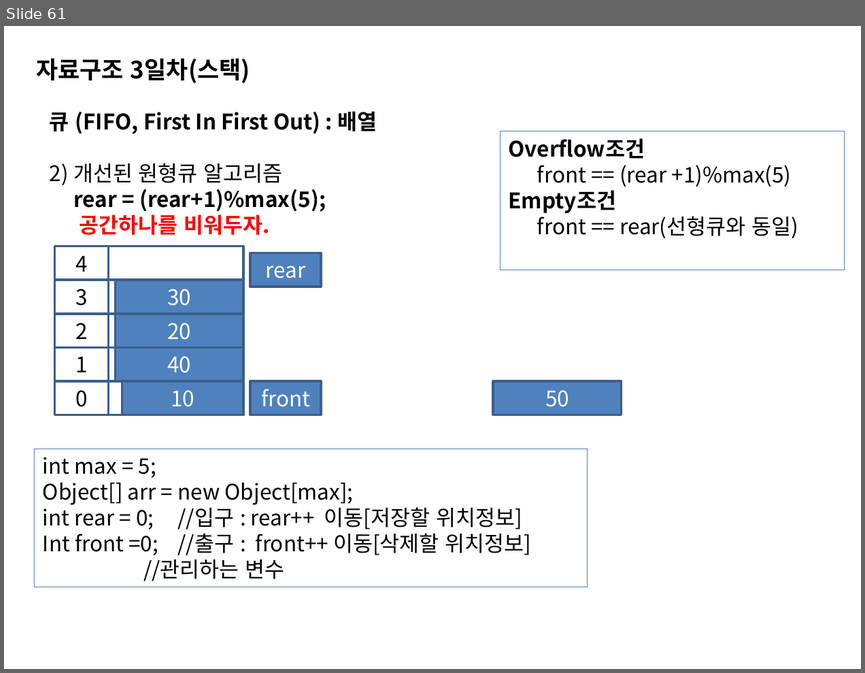
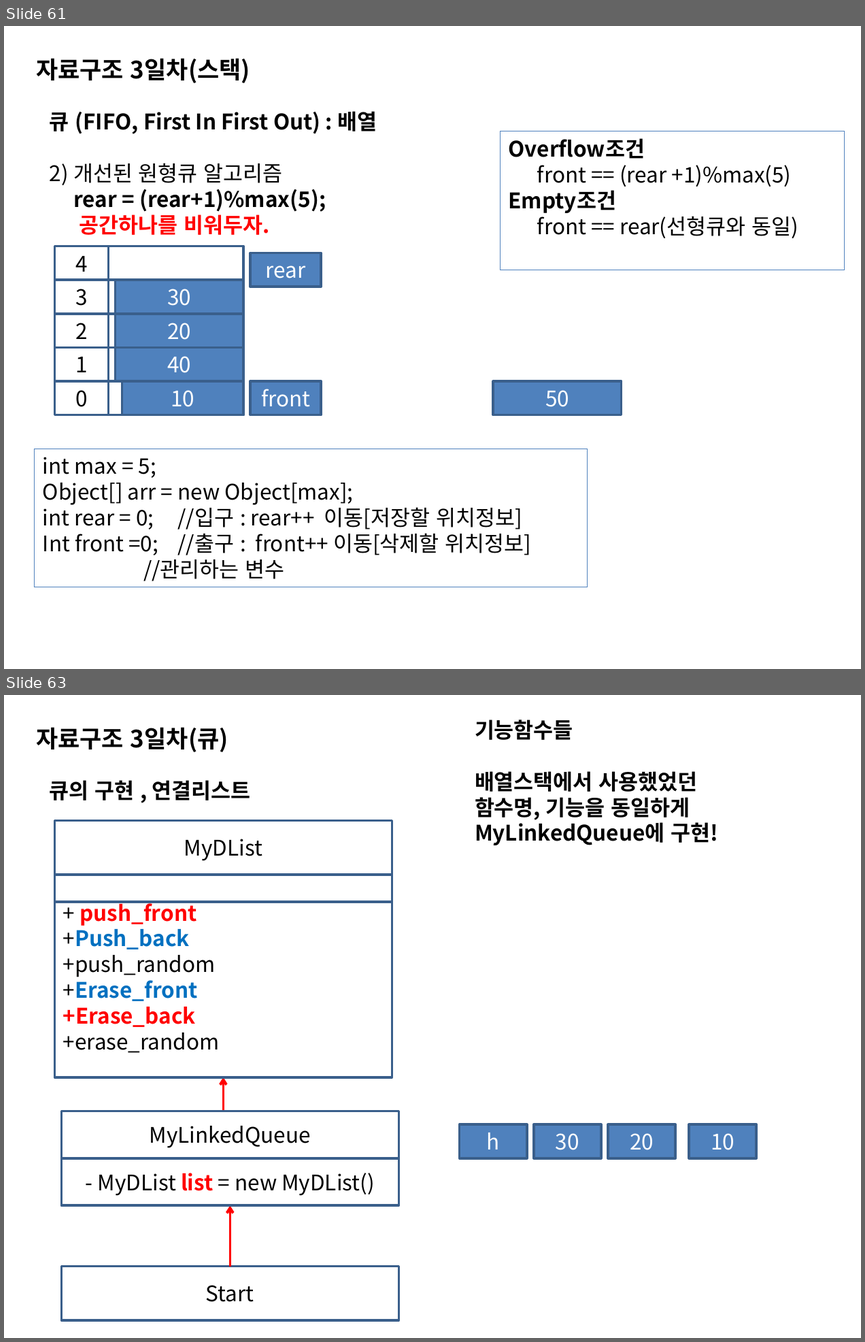
Before and after one commit to sing2song/TILDS, a slide deck: Java자료구조.pptx. Shown one above the other, each under a label of ours: slide 61 before the commit, slides 61 and 63 after it; the slides between them are not shown. The pictures are 865x673 and 865x1342 pixels, drawn with LibreOffice and Linux fonts; fonts in the diff are those of the drawing. Boxes give left, top, right and bottom in pixels: in the first picture for what was removed or moved away, otherwise in the second. Text is boxed around its words. In the diff, an @@ line names an element or a change of style, - is before the commit and + after.

```diff
--- a/Java자료구조.pptx
+++ b/Java자료구조.pptx
@@ slide 63 added at [4,695,861,1338], background #FFFFFF @@
@@ text added at [36,727,228,752], 20 pt, text #000000, bold @@
+자료구조 3일차(큐)
@@ text added at [475,719,718,845], 18 pt, text #000000, bold @@
+기능함수들
+배열스택에서 사용했었던
+함수명, 기능을 동일하게
+MyLinkedQueue에 구현!
@@ text added at [50,780,251,800], 18 pt, text #000000, bold @@
+큐의 구현 , 연결리스트
@@ rectangle added at [54,821,392,875], outline #3A5F8C 2 pt, 18 pt, text #000000 @@
+MyDList
@@ rectangle added at [54,875,392,902], outline #3A5F8C 2 pt @@
@@ rectangle added at [54,902,392,1077], outline #3A5F8C 2 pt, 18 pt, text #000000, bold @@
++ push_front
++Push_back
++push_random
++Erase_front
++Erase_back
++erase_random
@@ arrow added from (224, 1110) to (224, 1077), #FF0000 2 pt @@
@@ rectangle added at [61,1110,399,1157], outline #3A5F8C 2 pt, 18 pt, text #000000 @@
+MyLinkedQueue
@@ rectangle added at [459,1124,527,1157], fill #4F81BD, outline #3A5F8C 2 pt, 18 pt, text #FFFFFF @@
+h
@@ rectangle added at [534,1124,601,1157], fill #4F81BD, outline #3A5F8C 2 pt, 18 pt, text #FFFFFF @@
+30
@@ rectangle added at [608,1124,676,1157], fill #4F81BD, outline #3A5F8C 2 pt, 18 pt, text #FFFFFF @@
+20
@@ rectangle added at [689,1124,756,1157], fill #4F81BD, outline #3A5F8C 2 pt, 18 pt, text #FFFFFF @@
+10
@@ rectangle added at [61,1157,399,1205], outline #3A5F8C 2 pt, 18 pt, text #000000 @@
+- MyDList list = new MyDList()
@@ arrow added from (230, 1266) to (230, 1205), #FF0000 2 pt @@
@@ rectangle added at [61,1266,399,1320], outline #3A5F8C 2 pt, 18 pt, text #000000 @@
+Start
```
Also in this commit, not shown: 3 other slides added, 21 other files.
